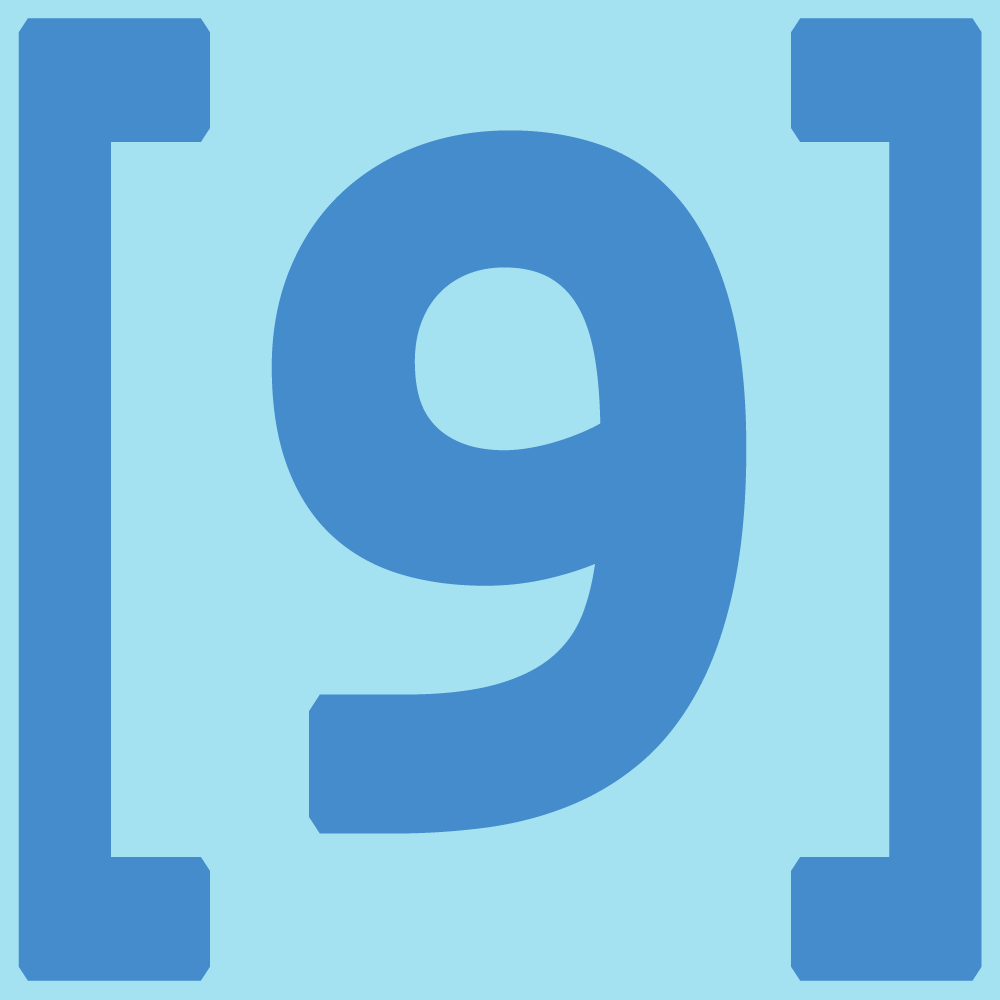
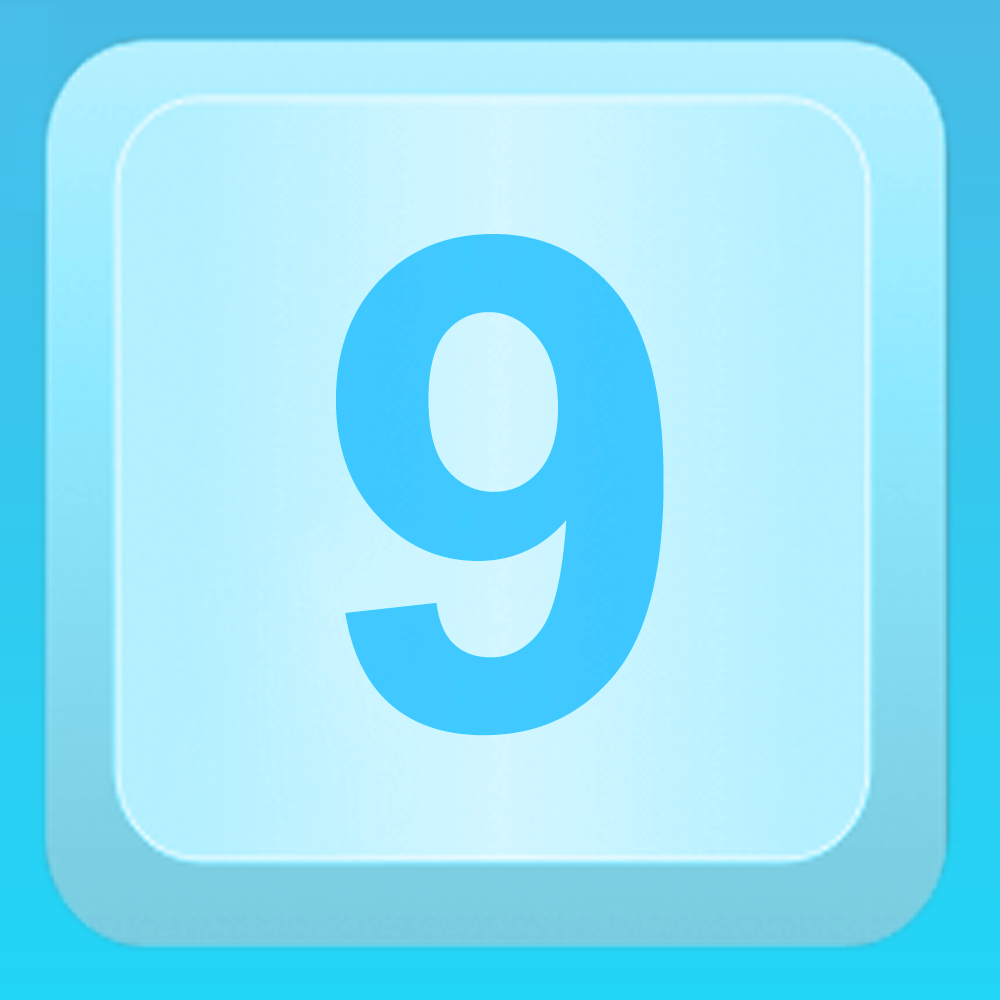
Two versions of the same layered image (1000 x 1000). Layer-by-layer changes:
added group "Button" with 3 layers above "BG" over [39, 32, 954, 953]
added layer "9" (69%) in group "Button" over [336, 234, 664, 736]
added layer "Layer 3" in group "Button" over [39, 32, 954, 953]
added layer "BG" above "Backup" over [0, 0, 1000, 1000]
moved "[9]" into group "Backup" over [18, 18, 982, 981]
moved "Layer 1" into group "Backup" over [0, 0, 1000, 1000]
